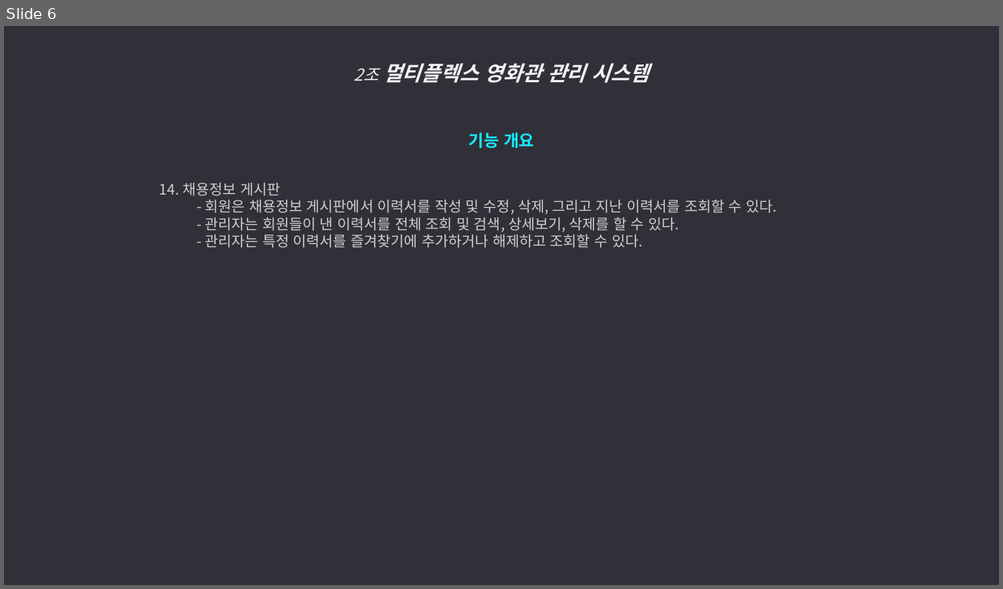
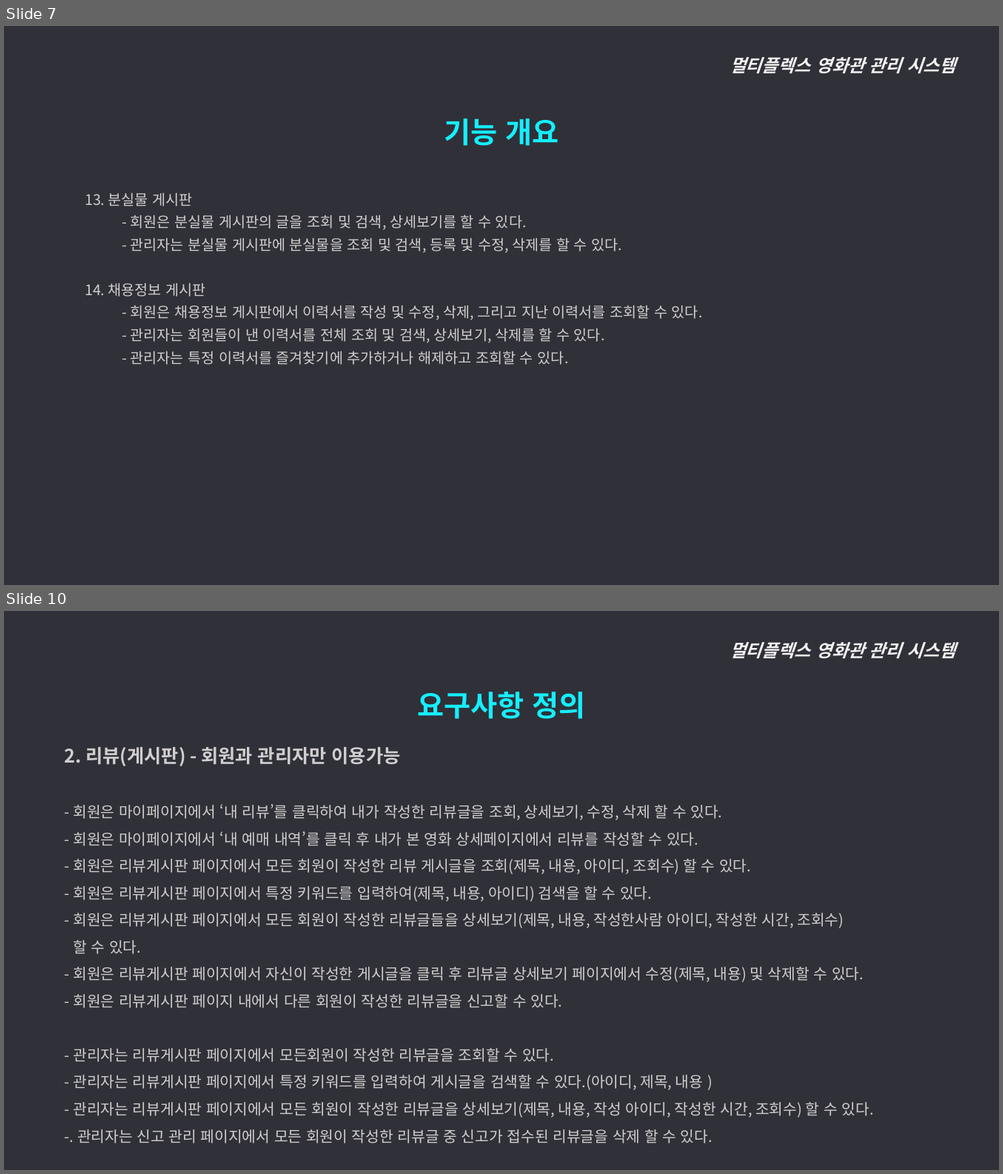
Before and after one commit to ywc-412/MultiplexTeamProject, a slide deck: 2조 시스템개요, 요구사항 정의.pptx. Shown one above the other, each under a label of ours: slide 6 before the commit, slides 7 and 10 after it; the slides between them are not shown. The pictures are 1003x589 and 1003x1174 pixels, drawn with LibreOffice and Linux fonts; fonts in the diff are those of the drawing. Boxes give left, top, right and bottom in pixels: in the first picture for what was removed or moved away, otherwise in the second. Text is boxed around its words. In the diff, an @@ line names an element or a change of style, - is before the commit and + after.

Commit message:
요구사항정의 추가

```diff
--- a/2조 시스템개요, 요구사항 정의.pptx
+++ b/2조 시스템개요, 요구사항 정의.pptx
@@ slide 10 added at (4, 611, 999, 1170), background #303038 @@
@@ text added at (729, 642, 955, 658), 17 pt, text #F2F2F2, bold, italic @@
+멀티플렉스 영화관 관리 시스템
@@ text added at (417, 692, 585, 719), 28 pt, text #15EEFF, bold @@
+요구사항 정의
@@ text added at (65, 747, 874, 1144), 14.5 pt, text #D0CECE @@
+  2. 리뷰(게시판) - 회원과 관리자만 이용가능
+  - 회원은 마이페이지에서 ‘내 리뷰’를 클릭하여 내가 작성한 리뷰글을 조회, 상세보기, 수정, 삭제 할 수 있다.
+  - 회원은 마이페이지에서 ‘내 예매 내역’를 클릭 후 내가 본 영화 상세페이지에서 리뷰를 작성할 수 있다.
+  - 회원은 리뷰게시판 페이지에서 모든 회원이 작성한 리뷰 게시글을 조회(제목, 내용, 아이디, 조회수) 할 수 있다.
+  - 회원은 리뷰게시판 페이지에서 특정 키워드를 입력하여(제목, 내용, 아이디) 검색을 할 수 있다.
+  - 회원은 리뷰게시판 페이지에서 모든 회원이 작성한 리뷰글들을 상세보기(제목, 내용, 작성한사람 아이디, 작성한 시간, 조회수)
+  할 수 있다.
+  - 회원은 리뷰게시판 페이지에서 자신이 작성한 게시글을 클릭 후 리뷰글 상세보기 페이지에서 수정(제목, 내용) 및 삭제할 수 있다.
+  - 회원은 리뷰게시판 페이지 내에서 다른 회원이 작성한 리뷰글을 신고할 수 있다.
+  - 관리자는 리뷰게시판 페이지에서 모든회원이 작성한 리뷰글을 조회할 수 있다.
+  - 관리자는 리뷰게시판 페이지에서 특정 키워드를 입력하여 게시글을 검색할 수 있다.(아이디, 제목, 내용 )
+  - 관리자는 리뷰게시판 페이지에서 모든 회원이 작성한 리뷰글을 상세보기(제목, 내용, 작성 아이디, 작성한 시간, 조회수) 할 수 있다.
+  -. 관리자는 신고 관리 페이지에서 모든 회원이 작성한 리뷰글 중 신고가 접수된 리뷰글을 삭제 할 수 있다.
@@ what was slide 6 is now slide 7 @@
@@ slide 7 changed as well @@
@@ text at (729, 57, 955, 73): text changed; size 20 to 17 pt @@
-2조 멀티플렉스 영화관 관리 시스템
+멀티플렉스 영화관 관리 시스템
@@ text added at (444, 118, 558, 146), 28 pt, text #15EEFF, bold @@
+기능 개요
@@ text "13. 분실물 게시판": place and size @@
-text "13. 분실물 게시판" at (159, 133, 777, 248)
+text "13. 분실물 게시판" at (85, 193, 703, 365)
@@ text at (85, 193, 622, 253): text changed; size 16 to 14 pt; text colour #15EEFF to #D0CECE; bold off @@
-기능 개요
+  13. 분실물 게시판
+    - 회원은 분실물 게시판의 글을 조회 및 검색, 상세보기를 할 수 있다.
+    - 관리자는 분실물 게시판에 분실물을 조회 및 검색, 등록 및 수정, 삭제를 할 수 있다.
@@ text at (85, 284, 703, 365): list level 4 to 2 in "14. 채용정보 게시판"; line spacing 1 to 1.3; list level 5 to 3 in "- 회원은 채용정보 게시판에서 이력서를 ..."; list level 5 to 3 in "- 관리자는 회원들이 낸 이력서를 ..."; list level 5 to 3 in "- 관리자는 특정 이력서를 즐겨찾기에 ..." @@
```
Also in this commit, not shown: 5 other slides changed, 10 other slides added, 1 other file.
